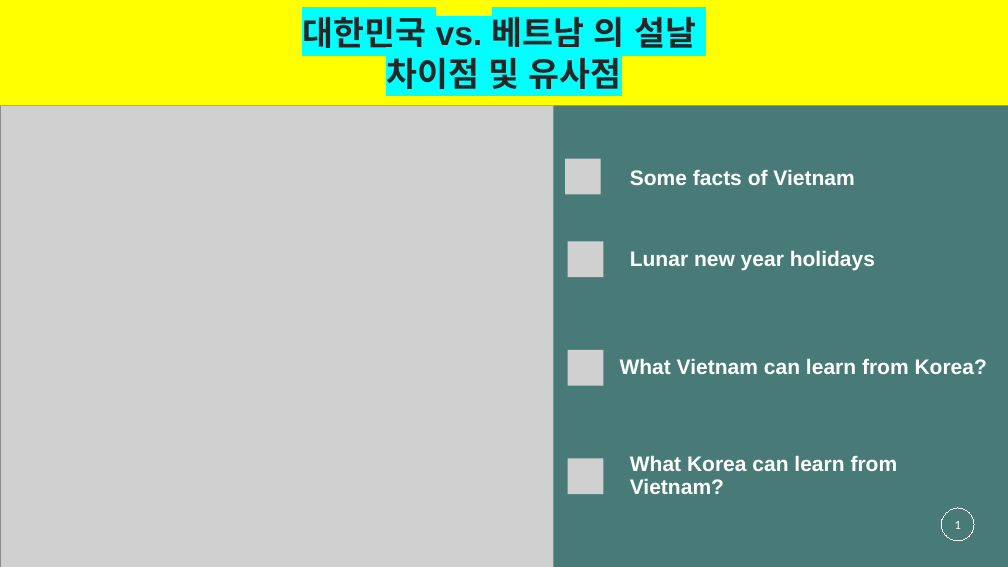
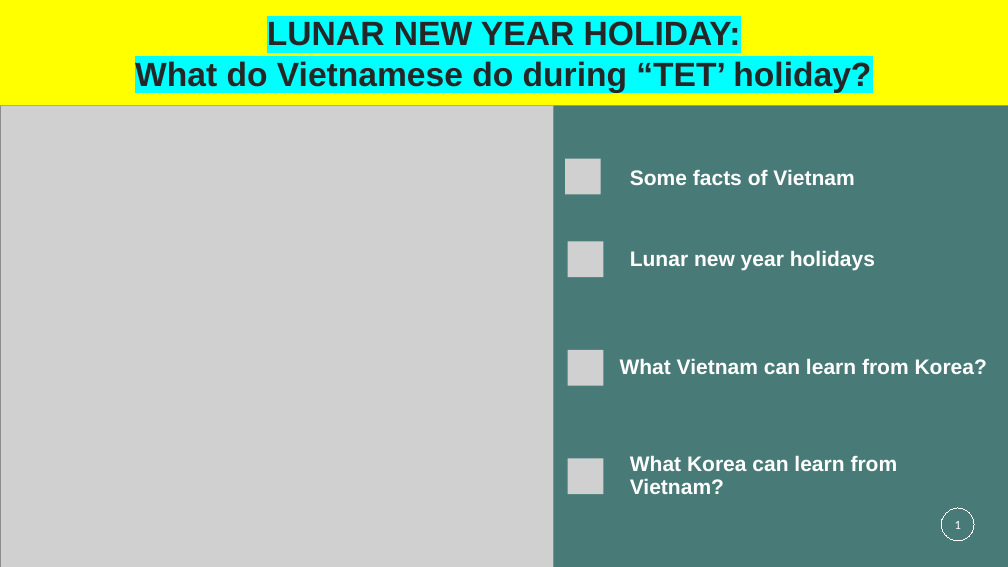
Before and after one commit to gemmanguen/Tetholidays, a slide deck: slide 1 of mducng_VN-KR.pptx. Drawn at 1008x567 pixels with LibreOffice and Linux fonts; fonts in the diff are those of the drawing; grey boxes stand for pictures. Boxes give left, top, right and bottom in pixels: in the first picture for what was removed or moved away, otherwise in the second. Text is boxed around its words. In the diff, an @@ line names an element or a change of style, - is before the commit and + after.

```diff
--- a/mducng_VN-KR.pptx
+++ b/mducng_VN-KR.pptx
@@ text in rectangle at (135,21,871,93): text changed @@
-대한민국 vs. 베트남 의 설날
-차이점 및 유사점
+LUNAR NEW YEAR HOLIDAY:
+What do Vietnamese do during “TET’ holiday?
```
Also in this commit, not shown: 5 other slides changed, 1 slide added, 4 slides removed.
